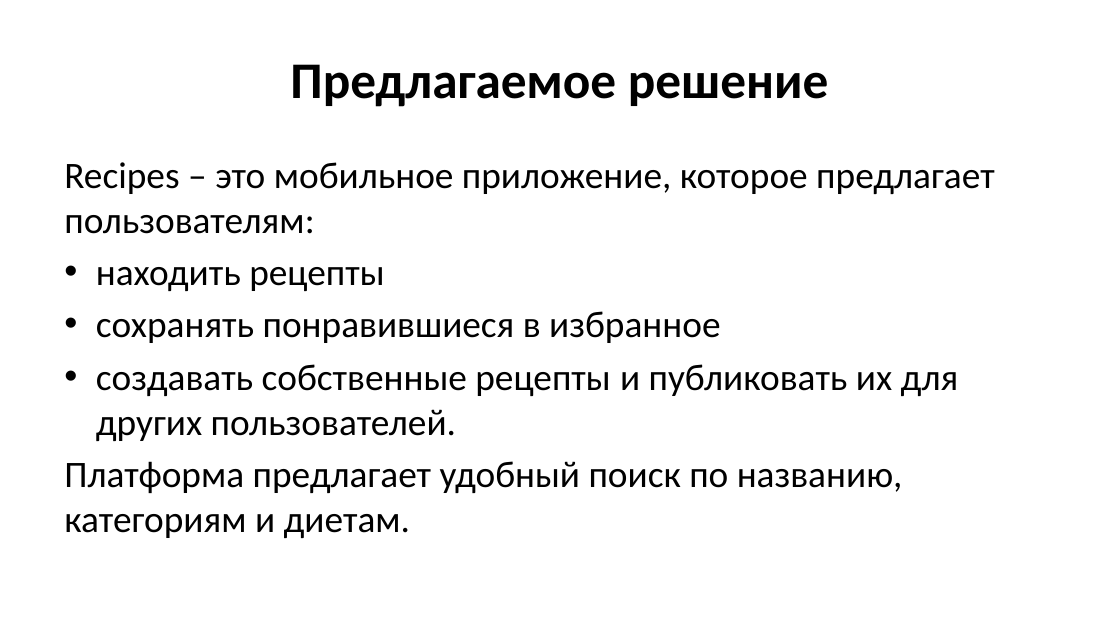
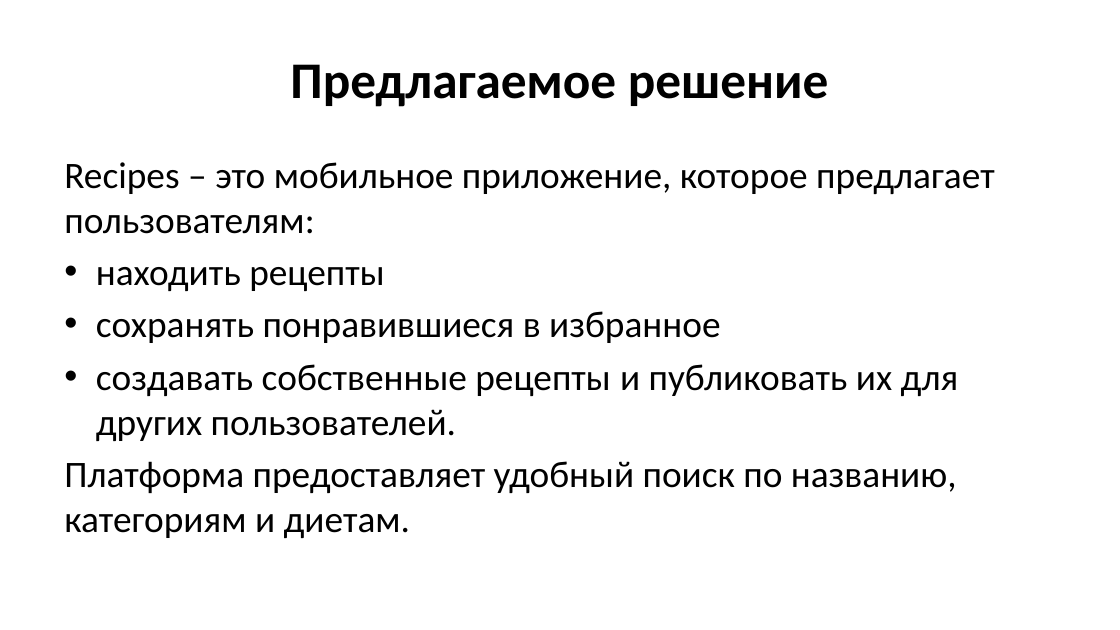
Before and after one commit to Novia2003/RecipeProject, a slide deck: slide 4 of Documentation/Presentation/Recipes.pptx. Drawn at 1120x630 pixels with LibreOffice and Linux fonts; fonts in the diff are those of the drawing. Boxes give left, top, right and bottom in pixels: in the first picture for what was removed or moved away, otherwise in the second. Text is boxed around its words. In the diff, an @@ line names an element or a change of style, - is before the commit and + after.

```diff
--- a/Documentation/Presentation/Recipes.pptx
+++ b/Documentation/Presentation/Recipes.pptx
@@ text at <box>64,461,957,538</box>: text changed @@
-Платформа предлагает удобный поиск по названию, категориям и диетам.
+Платформа предоставляет удобный поиск по названию, категориям и диетам.
```
Also in this commit, not shown: 2 other slides changed, 1 other file.
